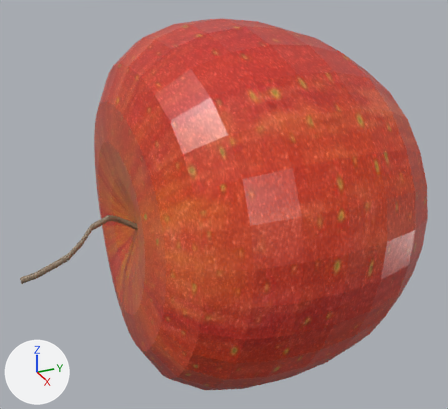
The glTF model apple.glb, before and after one commit.
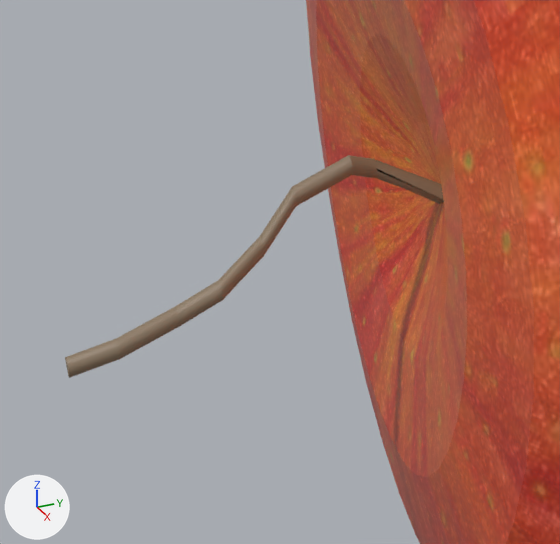
The first picture shows the older version from a 50 mm camera at (2.72, -1.34, 1.4) aimed at (-0.05, -0.09, 0.01). The close-ups show both versions on the part from 0% to 39% of the width and 41% to 82% of the height of that picture. Arrows for +X, +Y and +Z are at lower left; the lights stay in place. Where no turn or scale is listed for an object, it has been applied to the vertices.
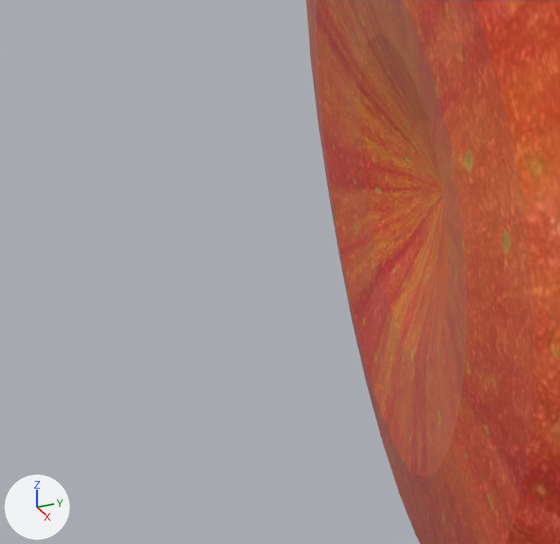
The newer file is also turned or shifted as a whole; pictures and numbers use the older file's frame.

Pixel boxes [x1, y1, x2, y2] of what changed, in the close-ups (560 x 544 px):
'Cylinder', moved, turned (not visible afterwards): before [65, 155, 444, 378]

Patch to the scene script:
```diff
--- a/apple.glb.py
+++ b/apple.glb.py
@@ ob_cylinder @@
 ob_cylinder = bpy.data.objects.new('Cylinder', me_cylinder)
-ob_cylinder.location = (0.0, -0.88, 0.0)
-ob_cylinder.rotation_euler = (1.571, 0.0, 0.0)  # degrees (90, 0, 0)
+ob_cylinder.location = (0.0, 0.875, 0.0)
+ob_cylinder.rotation_euler = (-1.745, 0.0, 0.0)  # degrees (-100, 0, 0)
 ob_cylinder.scale = (0.0154, 0.0154, 0.303)
```
